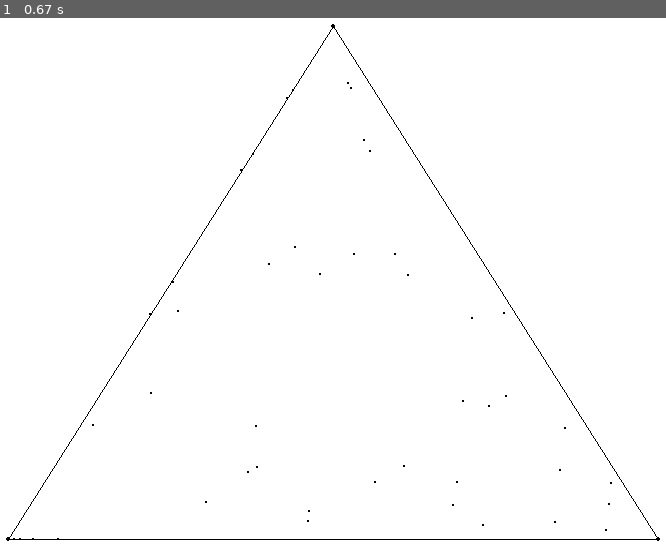
Above: before the commit, frame 1.
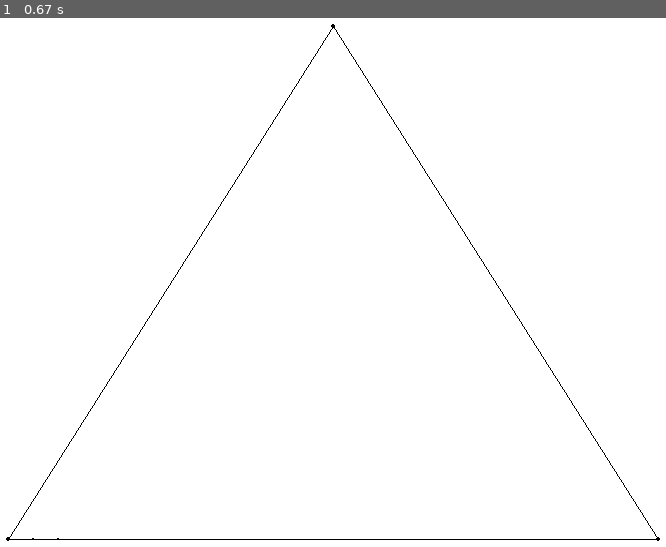
Above: after the commit, the same moment.

Repository: ReDedrik/sierpinski_triangle_pygame
Game: pygame game, started from main.py
The game is run twice, just before and just after one commit, with the same random seed, the same clock (stepped at 60 frames per second) and the same inputs.
Inputs:
- Up to frame 1 (0.67 s): no input

The runs differ from the first frame. In frame 1, less than 0.1% of the frame differs, in the area x 1-92%, y 12-99%.

Commit message:
added sleep time to see where original points are

Diff:
--- a/main.py
+++ b/main.py
@@ -2,6 +2,7 @@
 import sys
 from math import sqrt
 import random as rd
+import time
 
 pygame.init()
 
@@ -79,7 +80,7 @@
 
 next_point = (corner1[0] + 50, corner1[1])
 Dot(next_point)
-
+pygame.display.update()
 
 ###
 ### game loop (update)
@@ -87,6 +88,8 @@
 while True:
     for event in pygame.event.get():
         if event.type == pygame.QUIT: sys.exit()
+    if i <= 10:
+        time.sleep(0.5)
     if i <= dots:
         vertex = random_vertex()
         next_point = draw_new_point(next_point, vertex)
